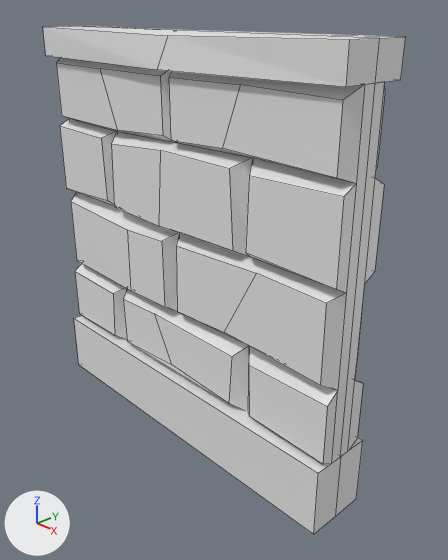
Renders of the Blender file ExternalAssets/Blender/DungeonWall01.blend from each side of a commit.
Both versions are drawn from a 50 mm camera at (1.14, -0.961, 1.105) aimed at (0.077, 0.04, 0.465). The lights are fixed; the arrows at lower left show +X, +Y and +Z. Mesh edges are drawn as thin lines. The same objects are shown in both versions, whatever each file hides. Materials are left out; every surface is plain grey.

Names of what the first picture shows: 'Wall'.
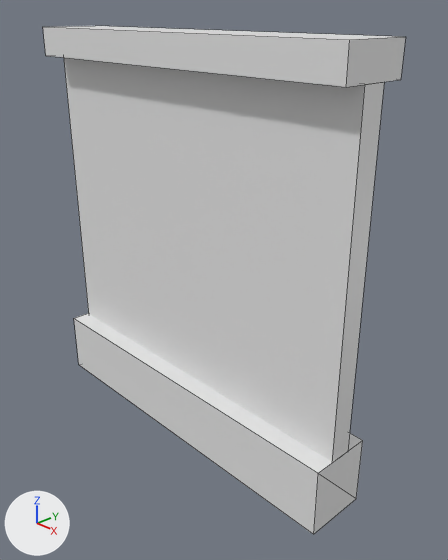
Where the newer file only moved an object's origin or applied its transform, the numbers keep the older frame.

Diff of the bpy script that builds the scene:
```diff
--- a/ExternalAssets/Blender/DungeonWall01.blend.py
+++ b/ExternalAssets/Blender/DungeonWall01.blend.py
@@ me_cube_014 @@
 # used by ob_wall; location = (-0.001, 0.0, 0.063); scale = (1.01, 0.821, 1.62)
-me_cube_014.from_pydata(...)  # 96 vertices, 70 faces; spans x -0.5..0.5, y -0.1..0.0, z -0.036..0.615
+me_cube_014.from_pydata(...)  # 24 vertices, 16 faces; spans x -0.5..0.5, y -0.1..0.1, z -0.036..0.615
+# me_cube_014 part 1
+# 78 vertices are removed from x -0.5..0.5, y -0.1..0.0, z -0.036..0.611
+# 66 faces are deleted
+# 6 vertices in x -0.5..0.5, y 0.0, z 0.072..0.615 move by (0.0, 0.1, 0.0)
+# 6 vertices are added at (0.496, 0.036, 0.57), (0.496, 0.036, 0.068), (-0.495, 0.036, 0.57), (-0.495, 0.036, 0.068), (-0.5, 0.1, -0.036), (0.5, 0.1, -0.036)
+# 12 new faces join them
@@ ob_wall @@
 ob_wall.scale = (1.01, 0.821, 1.62)
-_m = ob_wall.modifiers.new('Mirror', 'MIRROR')
-_m.use_axis = (False, True, False)
```

Pixel boxes (x1, y1, x2, y2) of what changed, in the pictures (448 x 560 px):
'Wall', reshaped, modifiers changed: (43, 26, 405, 534) in both
part 1 of me_cube_014, cut back: (51, 26, 394, 518) in both
